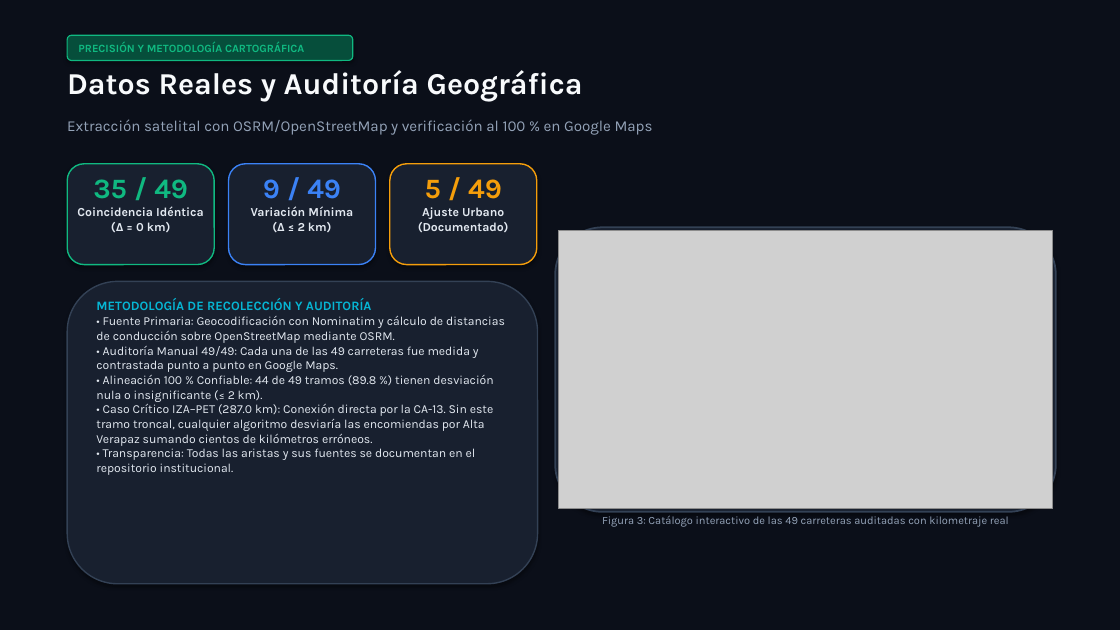
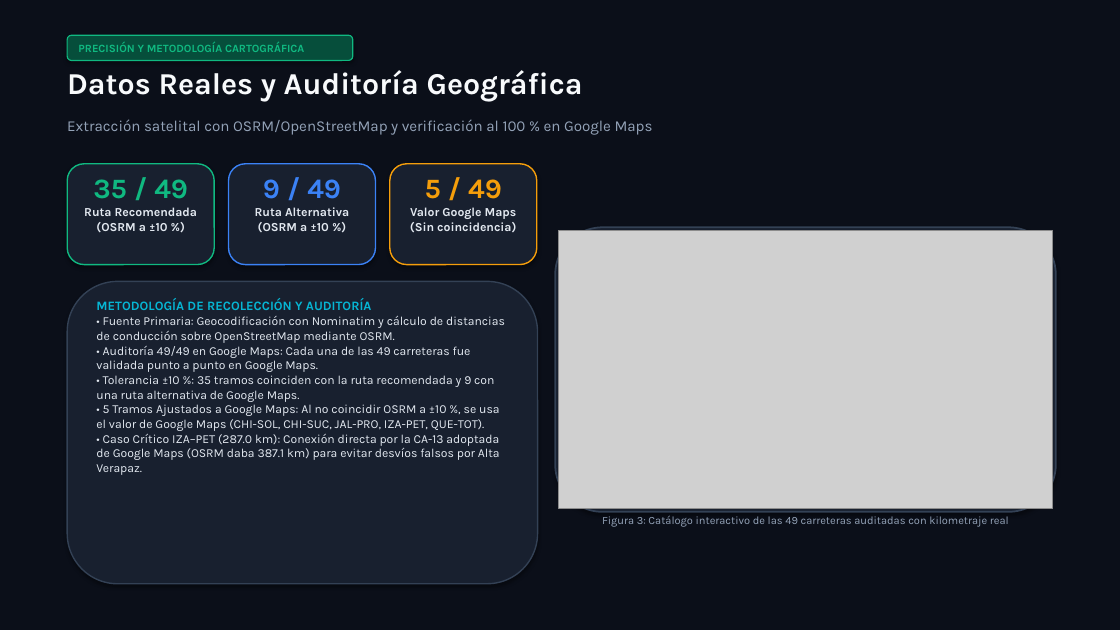
Before and after one commit to Criss-paz/rutaq, a slide deck: slide 4 of docs/proyecto2/presentacion/Presentacion_Transporte_Express.pptx. Drawn at 1120x630 pixels with LibreOffice and Linux fonts; fonts in the diff are those of the drawing; grey boxes stand for pictures. Boxes give left, top, right and bottom in pixels: in the first picture for what was removed or moved away, otherwise in the second. Text is boxed around its words. In the diff, an @@ line names an element or a change of style, - is before the commit and + after.

Commit message:
docs(presentacion): corregir datos tecnicos y carreteras en PPTX y web (ronda 2)

```diff
--- a/docs/proyecto2/presentacion/Presentacion_Transporte_Express.pptx
+++ b/docs/proyecto2/presentacion/Presentacion_Transporte_Express.pptx
@@ text at (x1=84, y1=207, x2=197, y2=232): text changed @@
-Coincidencia Idéntica
-(Δ = 0 km)
+Ruta Recomendada
+(OSRM a ±10 %)
@@ text at (x1=255, y1=207, x2=349, y2=232): text changed @@
-Variación Mínima
-(Δ ≤ 2 km)
+Ruta Alternativa
+(OSRM a ±10 %)
@@ text at (x1=410, y1=207, x2=517, y2=233): text changed @@
-Ajuste Urbano
-(Documentado)
+Valor Google Maps
+(Sin coincidencia)
@@ text at (x1=96, y1=346, x2=500, y2=475): text changed @@
-• Auditoría Manual 49/49: Cada una de las 49 carreteras fue medida y contrastada punto a punto en Google Maps.
-• Alineación 100 % Confiable: 44 de 49 tramos (89.8 %) tienen desviación nula o insignificante (≤ 2 km).
-• Caso Crítico IZA–PET (287.0 km): Conexión directa por la CA-13. Sin este tramo troncal, cualquier algoritmo desviaría las encomiendas por Alta Verapaz sumando cientos de kilómetros erróneos.
-• Transparencia: Todas las aristas y sus fuentes se documentan en el repositorio institucional.
+• Auditoría 49/49 en Google Maps: Cada una de las 49 carreteras fue validada punto a punto en Google Maps.
+• Tolerancia ±10 %: 35 tramos coinciden con la ruta recomendada y 9 con una ruta alternativa de Google Maps.
+• 5 Tramos Ajustados a Google Maps: Al no coincidir OSRM a ±10 %, se usa el valor de Google Maps (CHI-SOL, CHI-SUC, JAL-PRO, IZA-PET, QUE-TOT).
+• Caso Crítico IZA–PET (287.0 km): Conexión directa por la CA-13 adoptada de Google Maps (OSRM daba 387.1 km) para evitar desvíos falsos por Alta Verapaz.
```
Also in this commit, not shown: 7 other slides changed, 2 other files.
